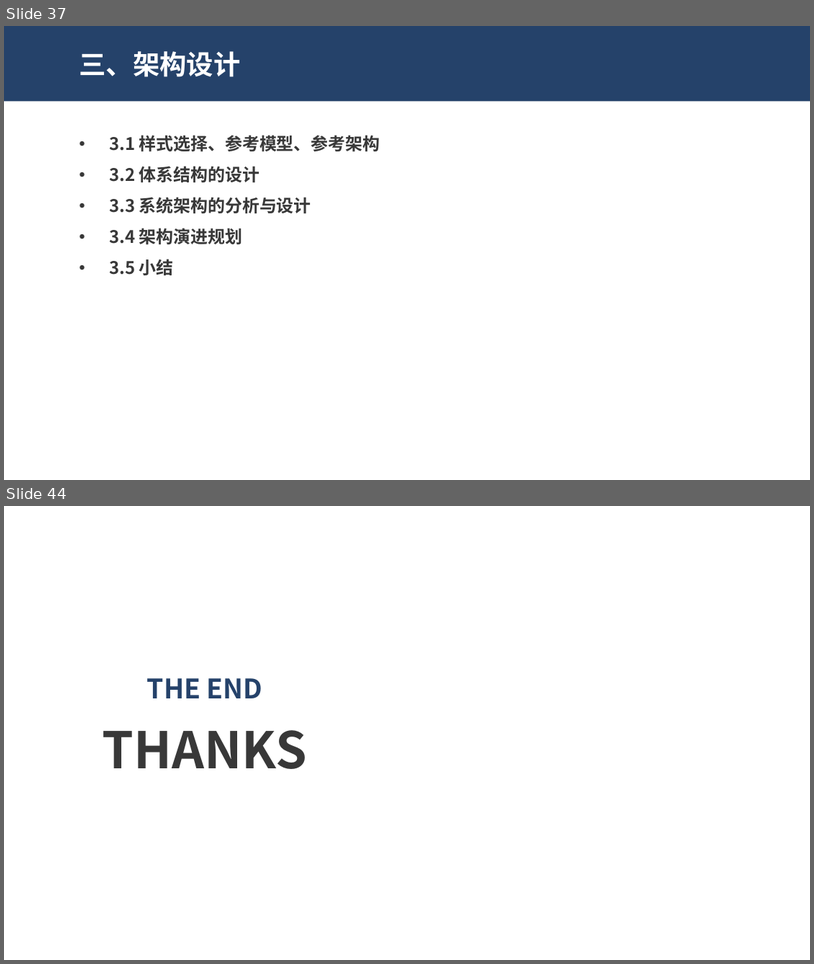
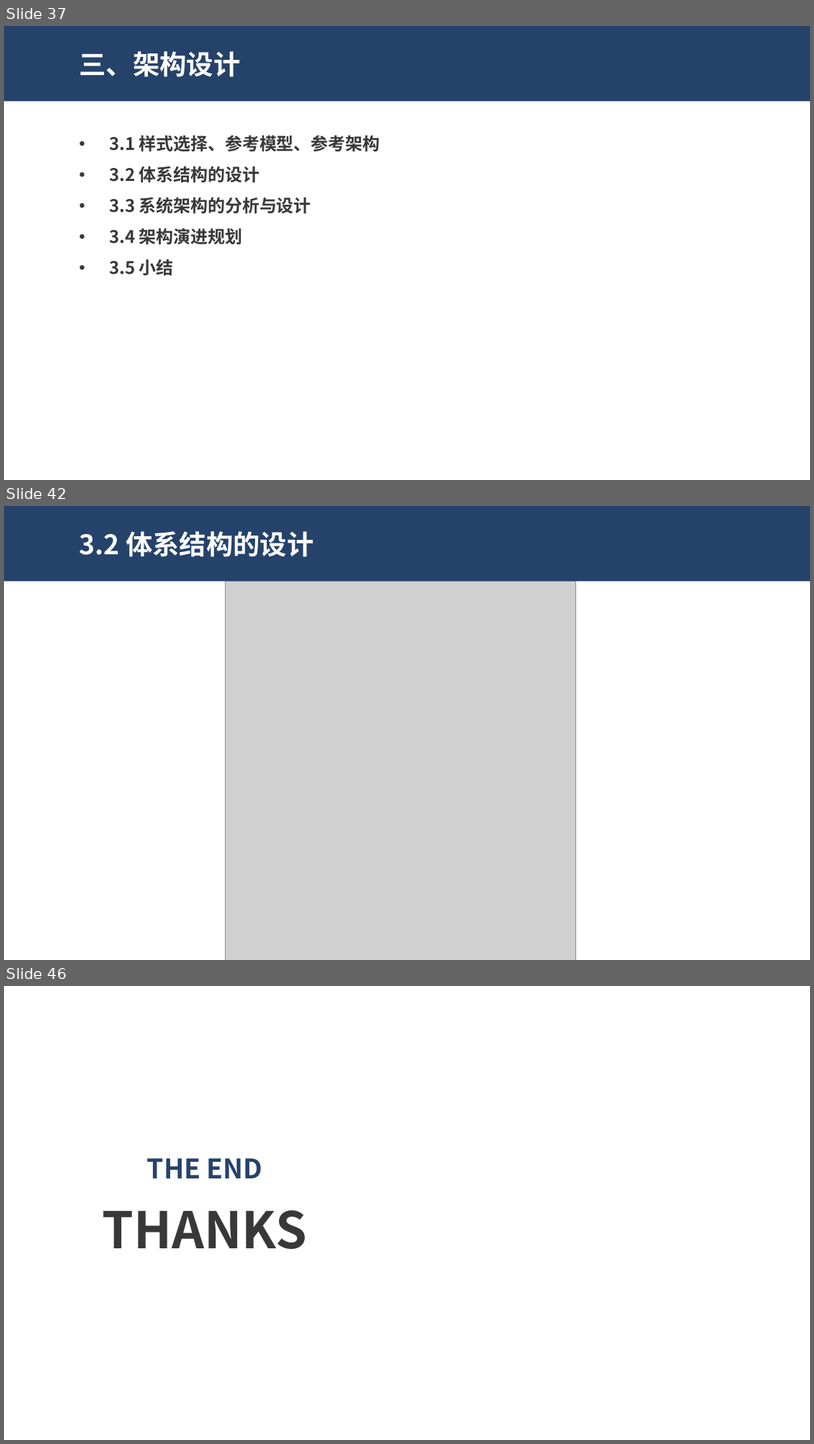
Before and after one commit to dekrt/SoftwareArchitecture, a slide deck: 架构设计-ArchitectureDesign/ArchitectureDesign.pptx. Shown one above the other, each under a label of ours: slides 37 and 44 before the commit, slides 37, 42 and 46 after it; the slides between them are not shown. The pictures are 814x964 and 814x1444 pixels, drawn with LibreOffice and Linux fonts; fonts in the diff are those of the drawing; grey boxes stand for pictures; background and template pictures are left out. Boxes give left, top, right and bottom in pixels: in the first picture for what was removed or moved away, otherwise in the second. Text is boxed around its words. In the diff, an @@ line names an element or a change of style, - is before the commit and + after.

```diff
--- a/架构设计-ArchitectureDesign/ArchitectureDesign.pptx
+++ b/架构设计-ArchitectureDesign/ArchitectureDesign.pptx
@@ slide 42 added at [4, 506, 810, 960], background #FFFFFF @@
@@ rectangle added at [4, 506, 810, 581], fill #25426A @@
@@ text added at [79, 531, 314, 557], 24 pt, text #FFFFFF, bold @@
+3.2 体系结构的设计
@@ picture added at [226, 581, 576, 960] @@
@@ what was slide 44 is now slide 46 @@
```
Also in this commit, not shown: 6 slides changed, 1 other slide added.
